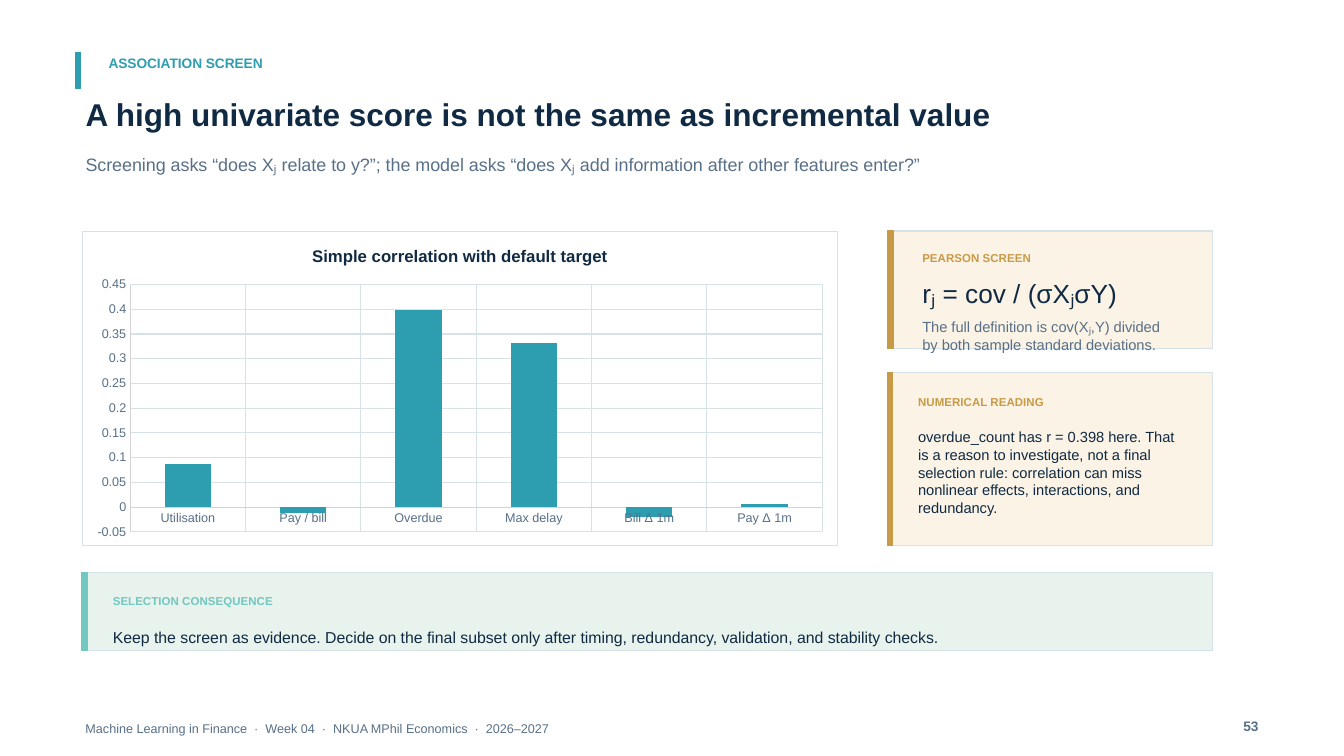
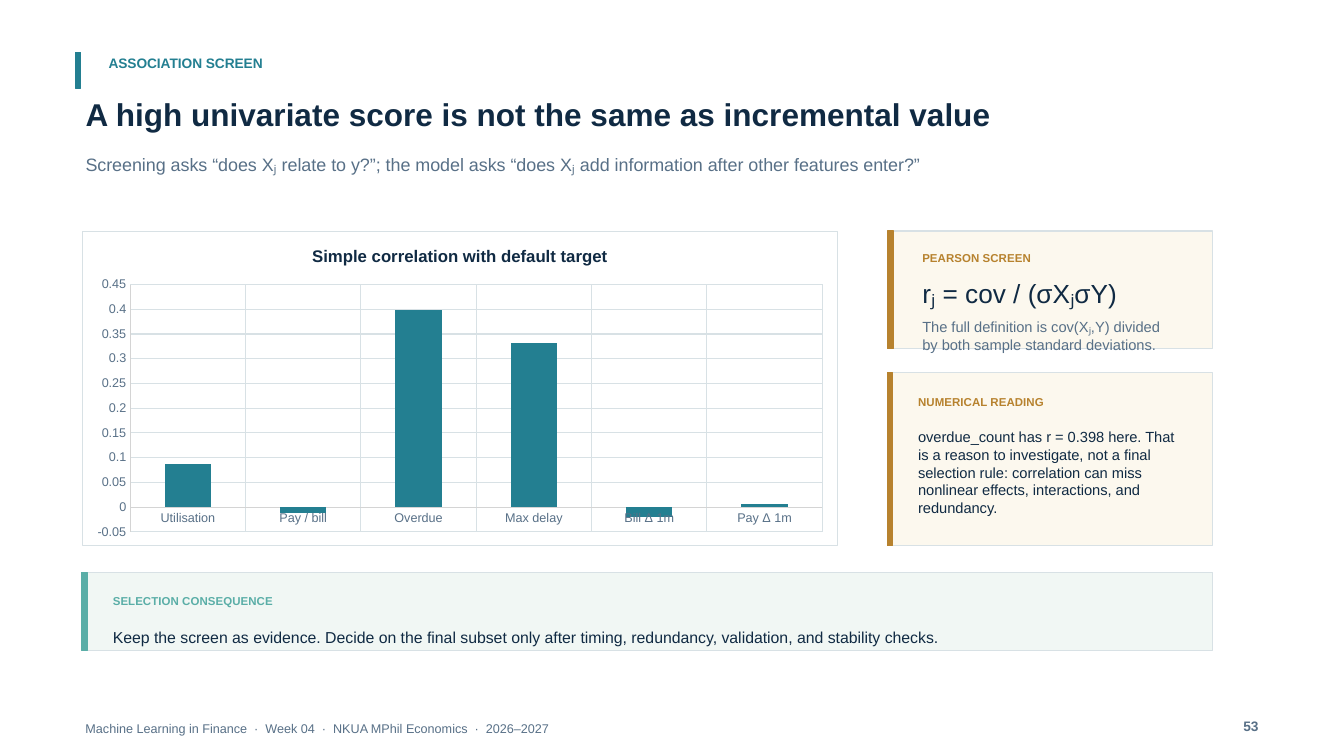
Before and after one commit to fkottas/Teaching-Courses, a slide deck: slide 53 of Machine Learning in Finance/2026-2027/lectures/week-04/slides/Lecture_04_Feature_Engineering_for_Financial_Data_2026-2027.pptx. Drawn at 1344x756 pixels with LibreOffice and Linux fonts; fonts in the diff are those of the drawing. Boxes give left, top, right and bottom in pixels: in the first picture for what was removed or moved away, otherwise in the second. Text is boxed around its words. In the diff, an @@ line names an element or a change of style, - is before the commit and + after.

```diff
--- a/Machine Learning in Finance/2026-2027/lectures/week-04/slides/Lecture_04_Feature_Engineering_for_Financial_Data_2026-2027.pptx
+++ b/Machine Learning in Finance/2026-2027/lectures/week-04/slides/Lecture_04_Feature_Engineering_for_Financial_Data_2026-2027.pptx
@@ rectangle at (x1=76, y1=52, x2=81, y2=88): fill #2D9DB0 to #237F91; outline #2D9DB0 0.75 pt to #237F91 0.75 pt @@
@@ text "ASSOCIATION SCREEN" at (x1=109, y1=58, x2=263, y2=68): text colour #2D9DB0 to #237F91 @@
@@ column chart at (x1=82, y1=231, x2=838, y2=545) @@
@@ colour of Series 1 #2D9DB0 to #237F91 @@
@@ category axis changed @@
@@ value axis changed @@
@@ border changed @@
@@ rectangle at (x1=887, y1=231, x2=1213, y2=349): fill #FBF3E5 to #FCF8EE; outline #D6E2E8 0.75 pt to #D8E1E5 0.75 pt @@
@@ rectangle at (x1=887, y1=231, x2=893, y2=349): fill #C99A45 to #B7822E; outline #C99A45 0.75 pt to #B7822E 0.75 pt @@
@@ text "PEARSON SCREEN" at (x1=922, y1=254, x2=1031, y2=262): text colour #C99A45 to #B7822E @@
@@ rectangle at (x1=887, y1=373, x2=1213, y2=546): fill #FBF3E5 to #FCF8EE; outline #D6E2E8 0.75 pt to #D8E1E5 0.75 pt @@
@@ rectangle at (x1=887, y1=373, x2=892, y2=546): fill #C99A45 to #B7822E; outline #C99A45 0.75 pt to #B7822E 0.75 pt @@
@@ text "NUMERICAL READING" at (x1=918, y1=398, x2=1043, y2=406): text colour #C99A45 to #B7822E @@
@@ rectangle at (x1=82, y1=573, x2=1213, y2=651): fill #E7F3EC to #F1F7F4; outline #D6E2E8 0.75 pt to #D8E1E5 0.75 pt @@
@@ rectangle at (x1=82, y1=573, x2=87, y2=651): fill #72C7C0 to #5AAEA7; outline #72C7C0 0.75 pt to #5AAEA7 0.75 pt @@
@@ text "SELECTION CONSEQUENCE" at (x1=113, y1=597, x2=273, y2=607): text colour #72C7C0 to #5AAEA7 @@
```
Also in this commit, not shown: 88 other slides changed, 1 slide added, 1 slide removed, 4 other files.
